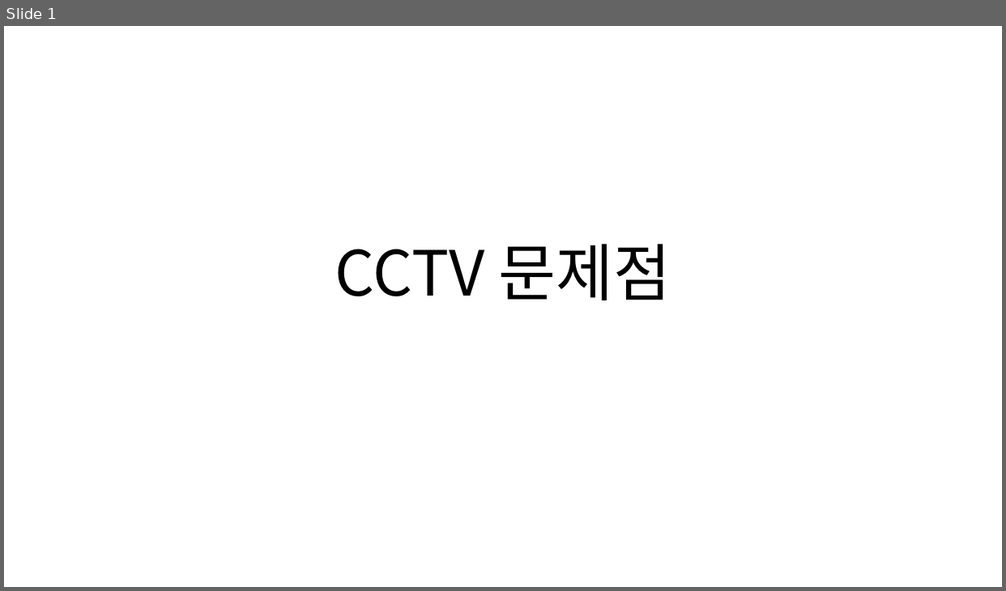
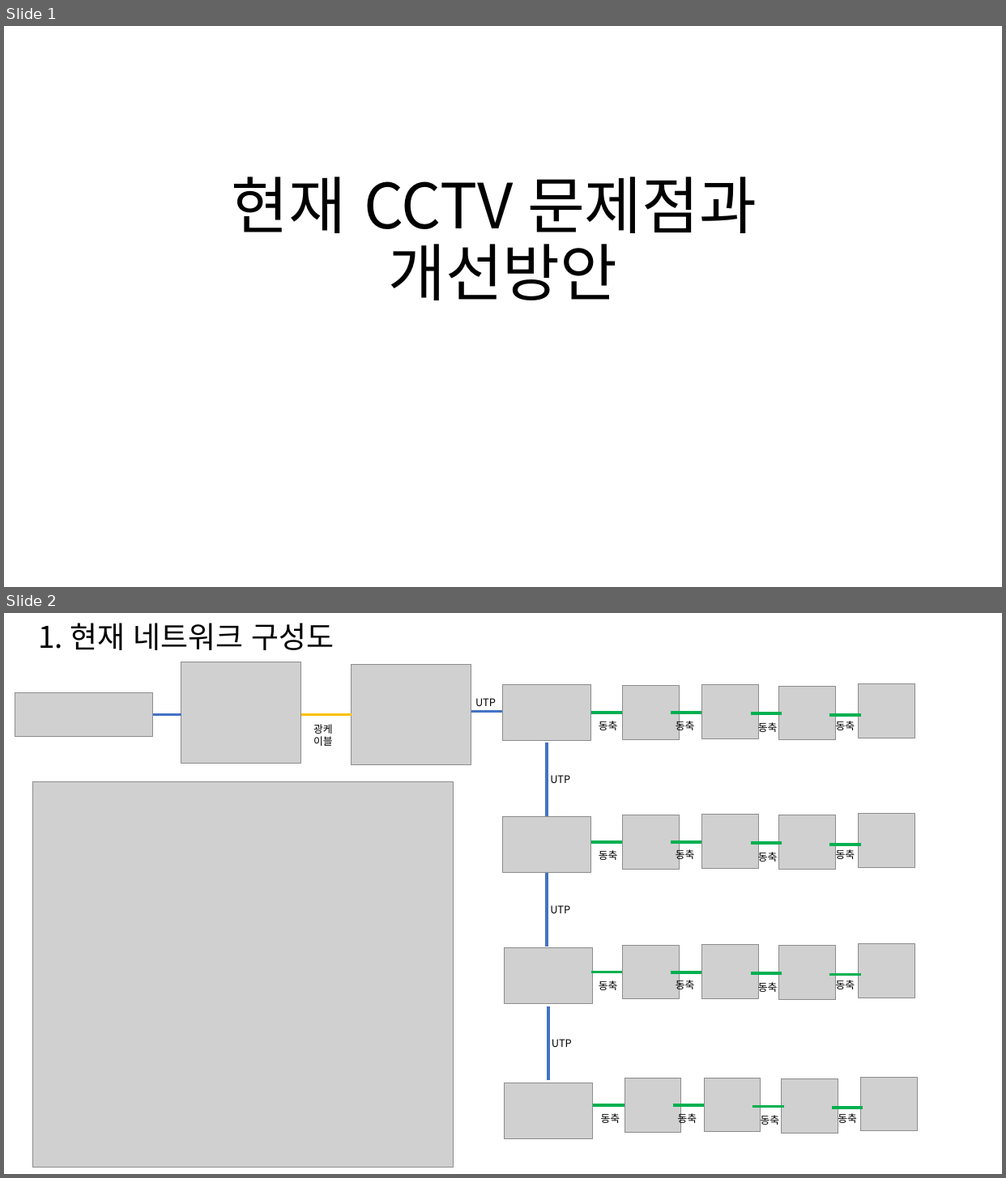
Before and after one commit to an9383/React_Guro_2025, a slide deck: ppt/CCTV/CCTV 문제점.pptx. Shown one above the other, each under a label of ours: slide 1 before the commit, slides 1 and 2 after it. The pictures are 1006x591 and 1006x1178 pixels, drawn with LibreOffice and Linux fonts; fonts in the diff are those of the drawing; grey boxes stand for pictures. Boxes give left, top, right and bottom in pixels: in the first picture for what was removed or moved away, otherwise in the second. Text is boxed around its words. In the diff, an @@ line names an element or a change of style, - is before the commit and + after.

```diff
--- a/ppt/CCTV/CCTV 문제점.pptx
+++ b/ppt/CCTV/CCTV 문제점.pptx
@@ slide 2 added at [4,613,1002,1174], background #FFFFFF @@
@@ title added at [38,623,334,650], 28.8 pt, text #000000 @@
+1. 현재 네트워크 구성도
@@ picture added at [181,662,301,763] @@
@@ picture added at [351,665,471,765] @@
@@ picture added at [15,693,152,737] @@
@@ text added at [475,698,496,706], 10 pt, text #000000 @@
+UTP
@@ line added from (150, 715) to (181, 715), #4472C4 3 pt @@
@@ line added from (301, 715) to (351, 715), #FFC000 3 pt @@
@@ text added at [313,724,333,746], 10 pt, text #000000 @@
+광케이블
@@ line added from (471, 712) to (503, 712), #4472C4 3 pt @@
@@ picture added at [32,782,454,1167] @@
@@ group added at [503,684,918,1139]: 20 pictures, 19 lines, 19 texts @@
+동축
+동축
+동축
+동축
+UTP
+UTP
+UTP
+동축
+동축
+동축
+동축
+동축
+동축
+동축
+동축
+동축
+동축
+동축
+동축
@@ slide 1 changed as well @@
@@ title at [232,177,756,301]: text changed @@
-CCTV 문제점
+현재 CCTV 문제점과
+개선방안
```
Also in this commit, not shown: 7 other slides added, 1 slide removed.
